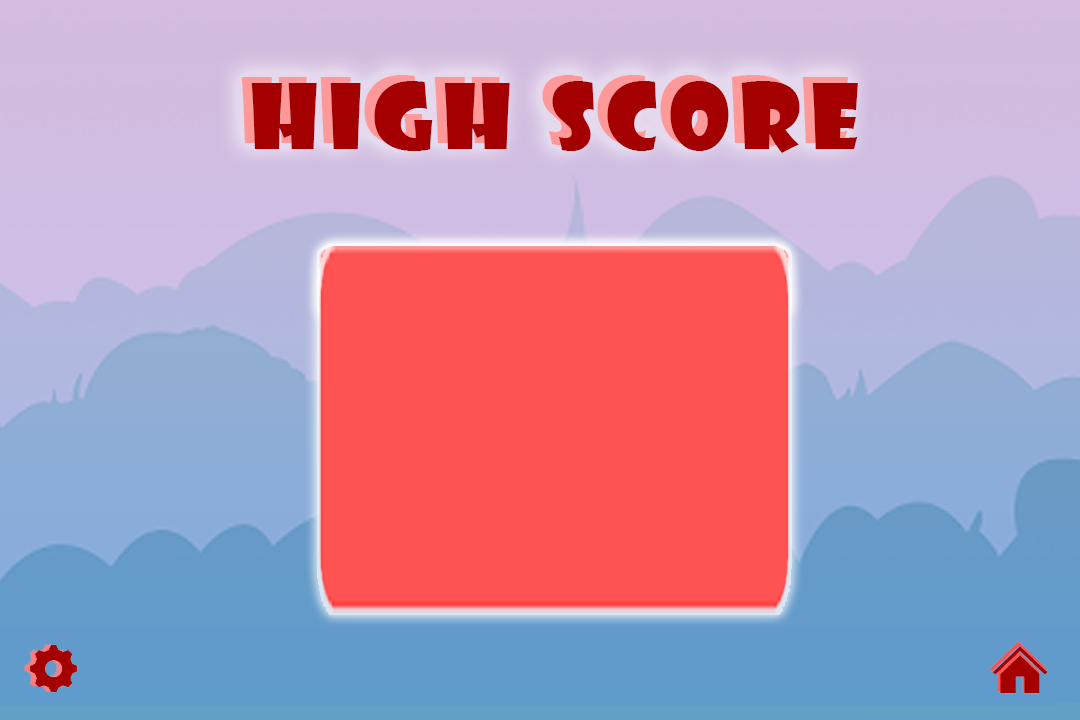
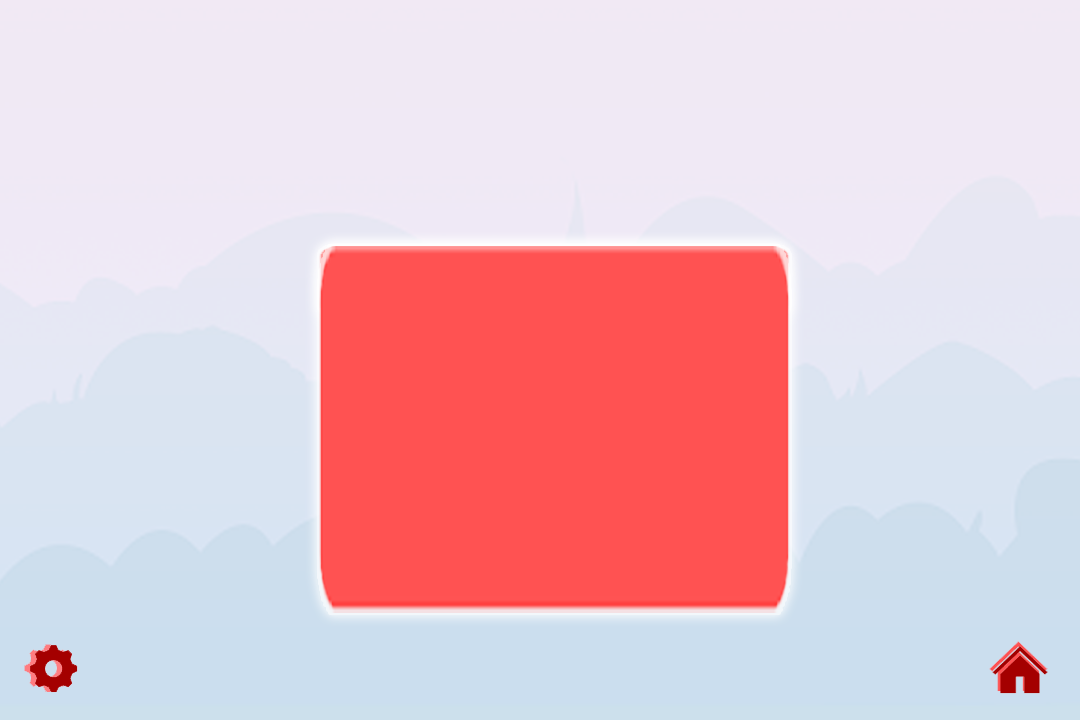
Comparing the layer stacks of the two 1080x720 images. Changes:
hid group "Group 2" (2 layers) over [241, 75, 858, 153]
"Layer 3": opacity 100% → 33% over [0, 0, 1080, 720]
